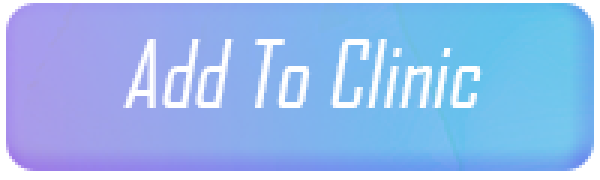
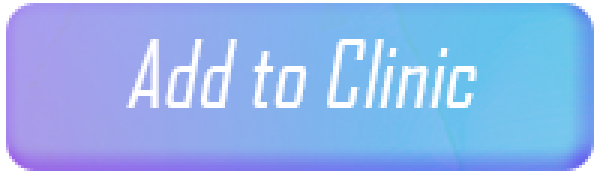
The second w=600, h=180 image is a revision of the first. Changes to its layers:
hid group "nor" (2 layers) over 6, 3, 594, 171
painted on "Register" (2nd of 6, in "nor") over 123, 39, 483, 108
showed group "hov1" (2 layers) over 6, 3, 594, 171
painted on "Register" (3rd of 6, in "hov1") over 123, 39, 483, 108
